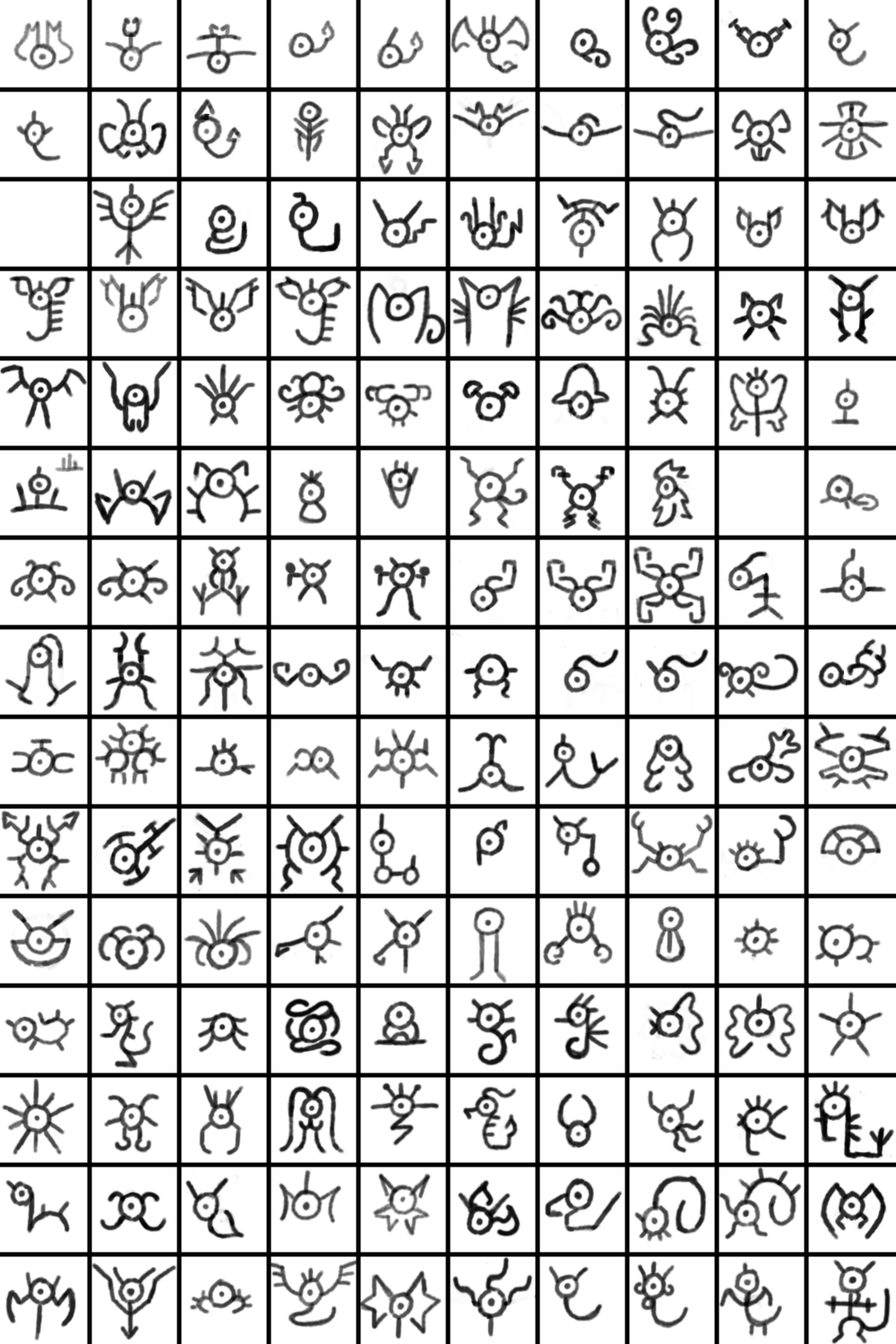
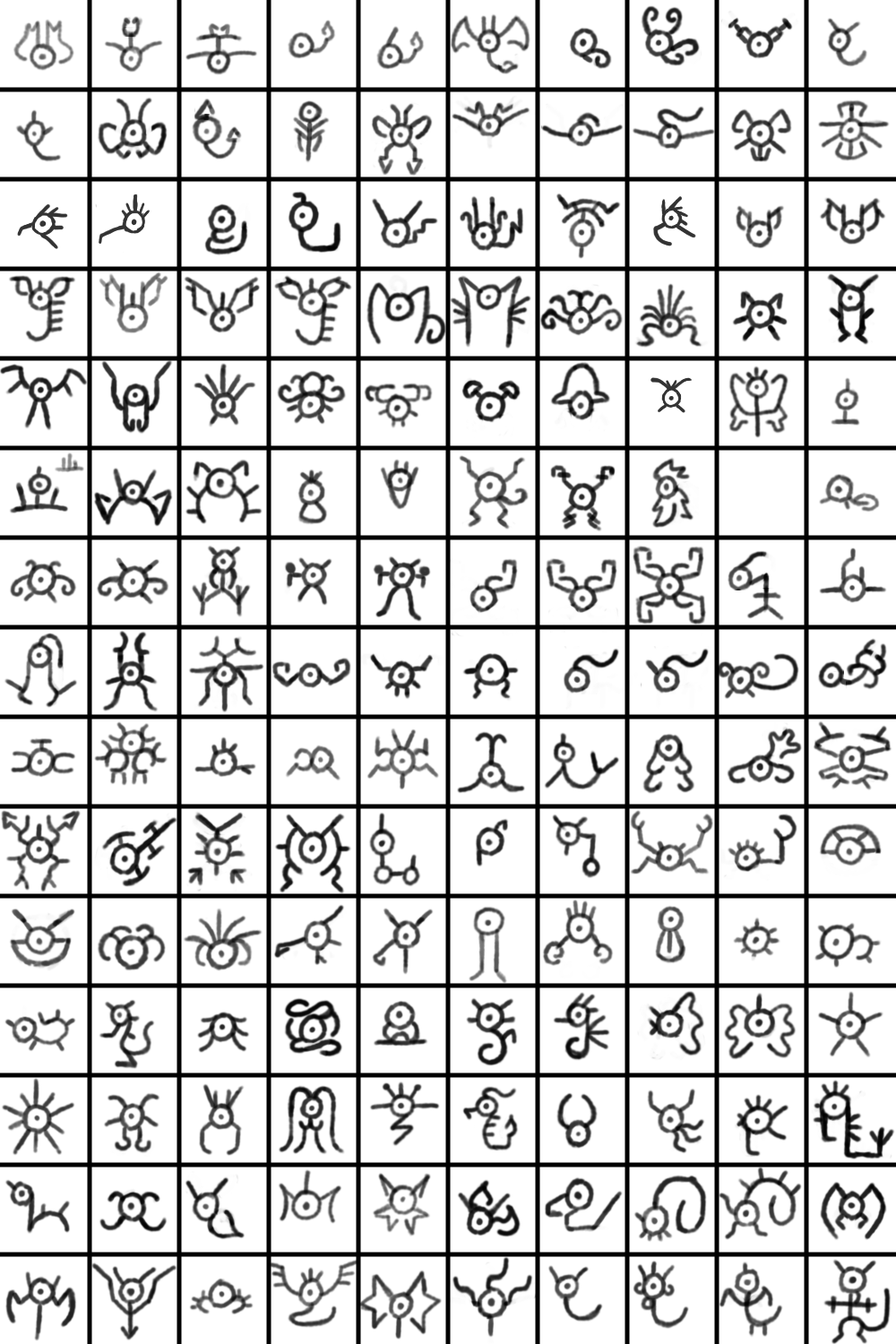
Before/after of a 896 x 1344 layered artwork. What changed in the layer stack:
painted on "Paint Layer 1" over [17, 181, 699, 426]
